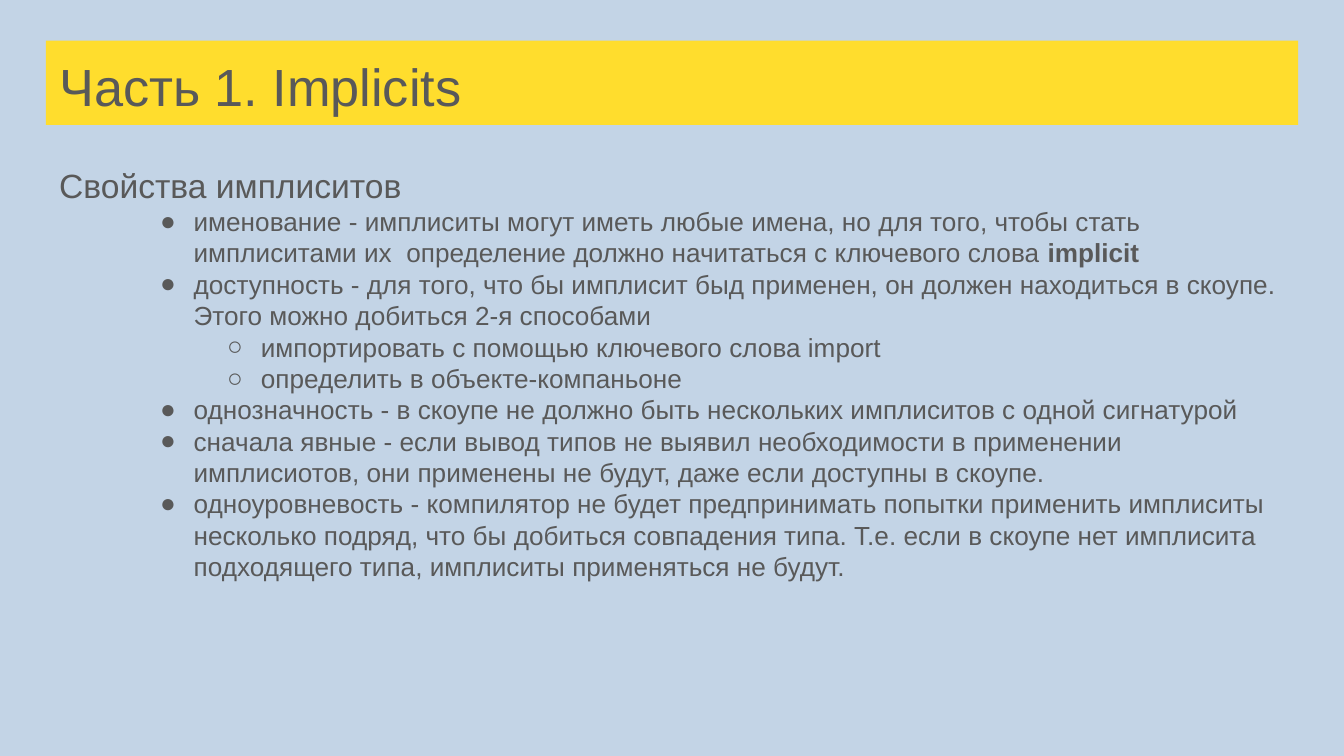
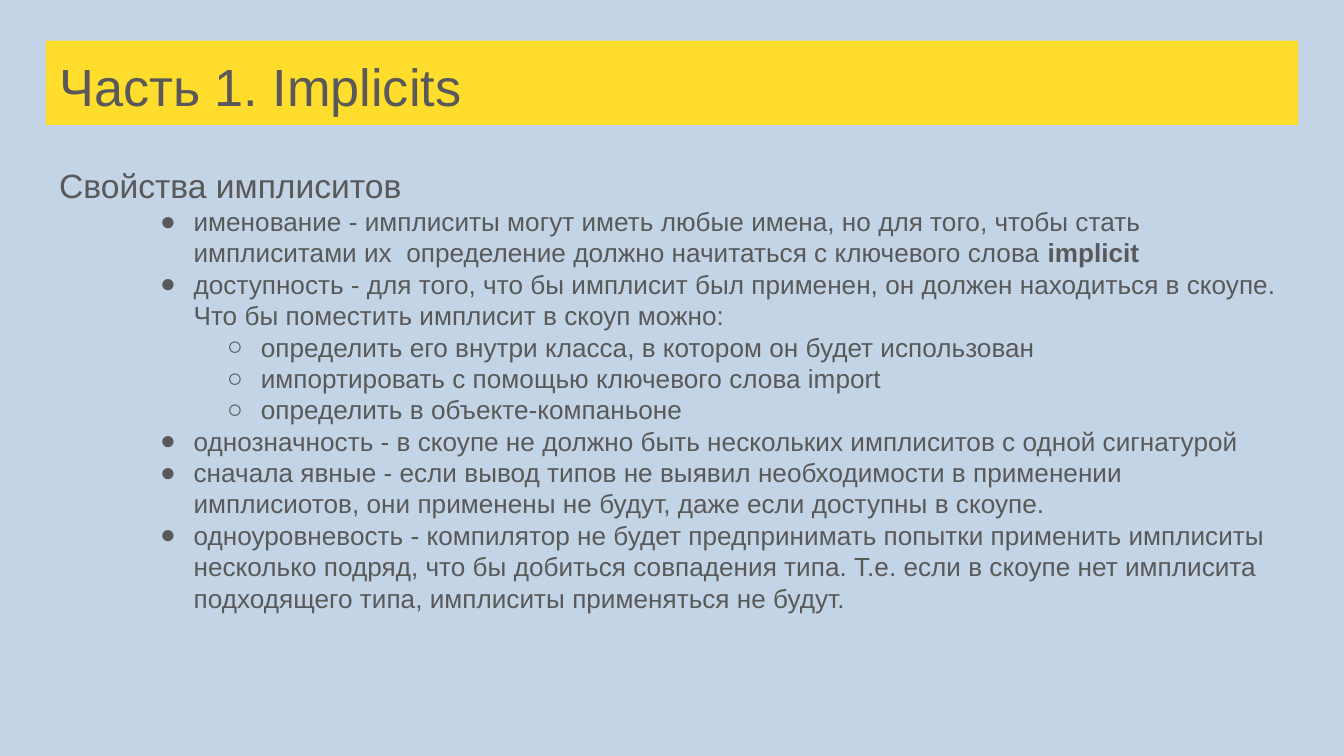
Before and after one commit to tralfamadore/ScalaLectures, a slide deck: slide 136 of src/main/resources/Лекции Scala для FinTech.pptx. Drawn at 1344x756 pixels with LibreOffice and Linux fonts; fonts in the diff are those of the drawing. Boxes give left, top, right and bottom in pixels: in the first picture for what was removed or moved away, otherwise in the second. Text is boxed around its words. In the diff, an @@ line names an element or a change of style, - is before the commit and + after.

```diff
--- a/src/main/resources/Лекции Scala для FinTech.pptx
+++ b/src/main/resources/Лекции Scala для FinTech.pptx
@@ text at (194,275,1275,362): text changed @@
-● доступность - для того, что бы имплисит быд применен, он должен находиться в скоупе. Этого можно добиться 2-я способами
+● доступность - для того, что бы имплисит был применен, он должен находиться в скоупе. Что бы поместить имплисит в скоуп можно:
+  ○ определить его внутри класса, в котором он будет использован
```
Also in this commit, not shown: 2 other slides changed, 17 slides added, 2 slides removed, 4 other files.
